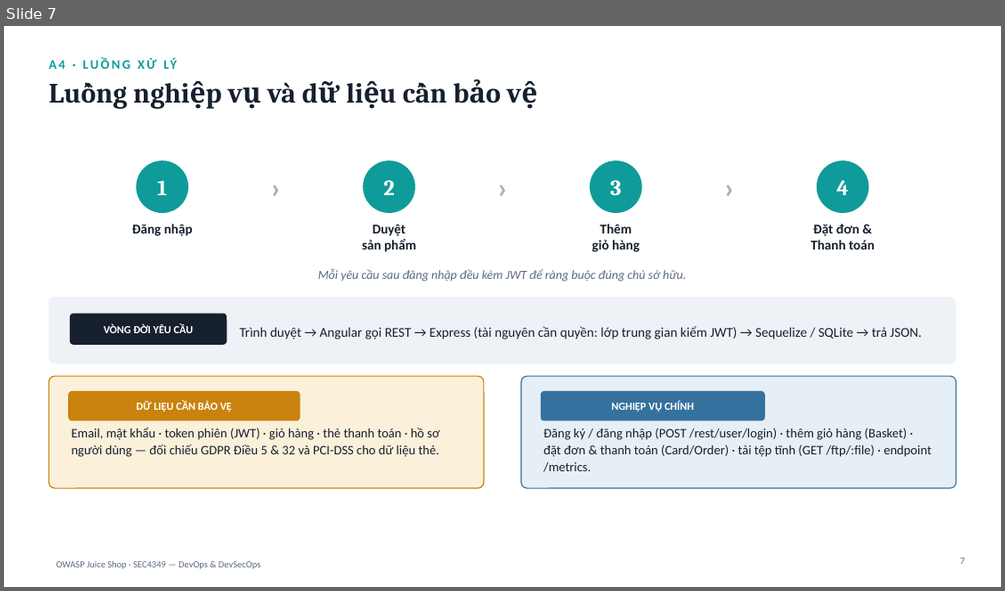
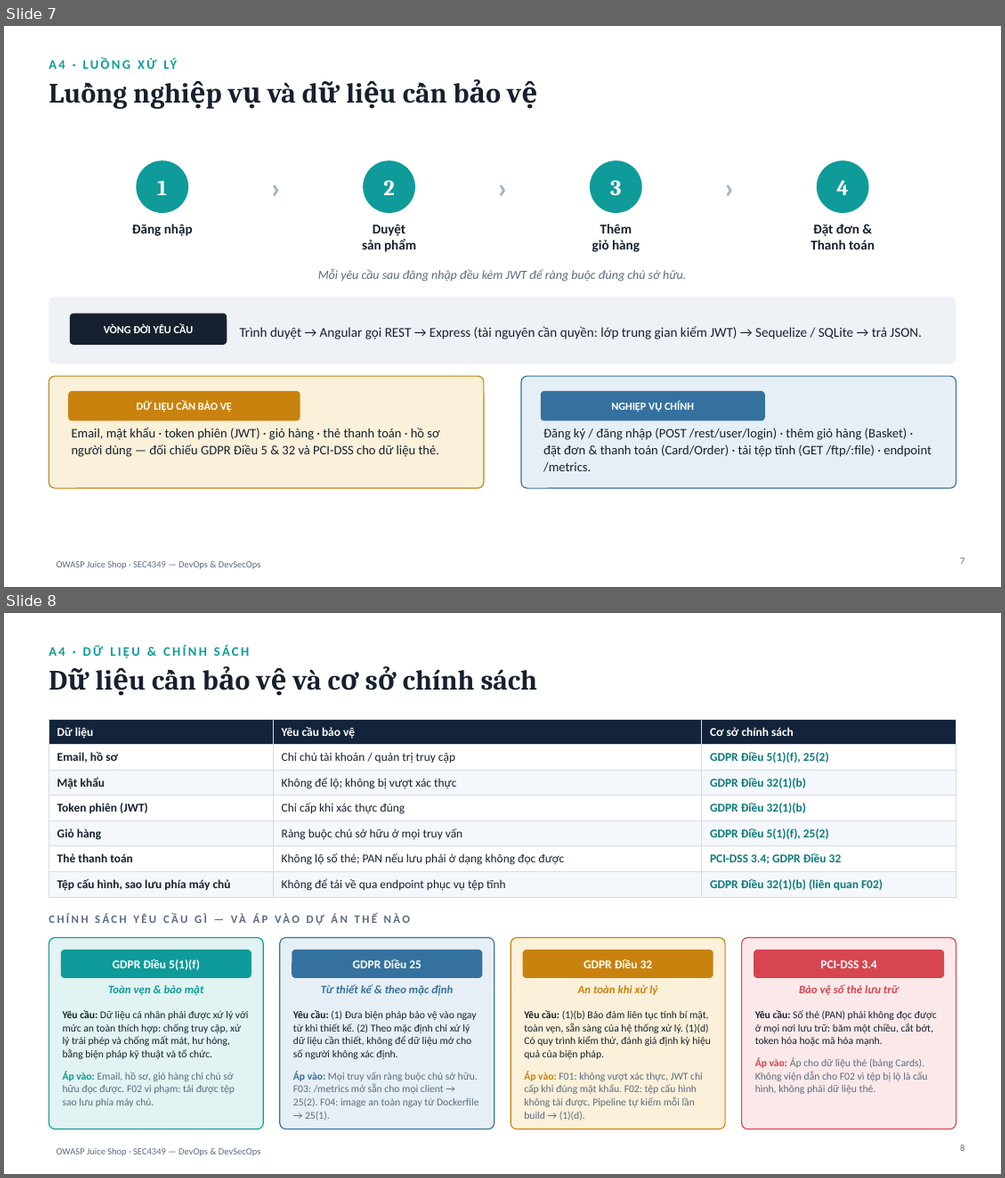
Before and after one commit to vuha211100-ui/juice-shop-sonarqube, a slide deck: report/SLIDE_BaoCao_JuiceShop.pptx. Shown one above the other, each under a label of ours: slide 7 before the commit, slides 7 and 8 after it. The pictures are 1005x591 and 1005x1178 pixels, drawn with LibreOffice and Linux fonts; fonts in the diff are those of the drawing. Boxes give left, top, right and bottom in pixels: in the first picture for what was removed or moved away, otherwise in the second. Text is boxed around its words. In the diff, an @@ line names an element or a change of style, - is before the commit and + after.

Commit message:
B26CHAT048: slide dữ liệu cần bảo vệ + 4 slide phần việc thành viên, tổng kết phân công
- Slide 8: bảng dữ liệu cần bảo vệ và cơ sở chính sách, giải thích GDPR
  Điều 5(1)(f), 25, 32 và PCI-DSS 3.4 yêu cầu gì, áp vào F01-F04.
- Slide 22-25: phần việc 4 thành viên theo công cụ của bảng 7 pha.
- report/TONG_KET_PHAN_CONG.md: đánh giá so với bản gốc, phân công, cách
  chạy từng hạ tầng/công cụ/tài liệu, quy trình Git DevSecOps (mục 5.7).
- PHAN_THUYET_TRINH.md: ý trình bày cho slide dữ liệu và chính sách.

```diff
--- a/report/SLIDE_BaoCao_JuiceShop.pptx
+++ b/report/SLIDE_BaoCao_JuiceShop.pptx
@@ slide 8 added at (4, 613, 1001, 1174), background #FFFFFF; not listed: 1 template element that a slide beside it also shows @@
@@ text added at (48, 644, 249, 658), 12.5 pt, text #0E9B9A, bold @@
+A4 · DỮ LIỆU & CHÍNH SÁCH
@@ table added at (48, 719, 956, 894), 7 rows, 3 columns @@
+Dữ liệu | Yêu cầu bảo vệ | Cơ sở chính sách
+Email, hồ sơ | Chỉ chủ tài khoản / quản trị truy cập | GDPR Điều 5(1)(f), 25(2)
+Mật khẩu | Không để lộ; không bị vượt xác thực | GDPR Điều 32(1)(b)
+Token phiên (JWT) | Chỉ cấp khi xác thực đúng | GDPR Điều 32(1)(b)
+Giỏ hàng | Ràng buộc chủ sở hữu ở mọi truy vấn | GDPR Điều 5(1)(f), 25(2)
+Thẻ thanh toán | Không lộ số thẻ; PAN nếu lưu phải ở dạng không đọc được | PCI-DSS 3.4; GDPR Điều 32
+Tệp cấu hình, sao lưu phía máy chủ | Không để tải về qua endpoint phục vụ tệp tĩnh | GDPR Điều 32(1)(b) (liên quan F02)
@@ text added at (57, 727, 793, 738), 27 pt, text #16202E, bold @@
+Dữ liệu cần bảo vệ và cơ sở chính sách
@@ rounded rectangle added at (48, 938, 264, 1129), fill #E1F3F2, outline #0E9B9A 1 pt @@
@@ rounded rectangle added at (61, 949, 251, 978), fill #0E9B9A @@
@@ text added at (113, 959, 200, 970), 11.5 pt, text #FFFFFF, bold @@
+GDPR Điều 5(1)(f)
@@ rounded rectangle added at (280, 938, 494, 1129), fill #E7EFF6, outline #35719E 1 pt @@
@@ rounded rectangle added at (291, 949, 483, 978), fill #35719E @@
@@ text added at (353, 959, 421, 968), 11.5 pt, text #FFFFFF, bold @@
+GDPR Điều 25
@@ rounded rectangle added at (511, 938, 726, 1129), fill #FBF0DA, outline #C9820E 1 pt @@
@@ rounded rectangle added at (523, 949, 713, 978), fill #C9820E @@
@@ text added at (583, 959, 653, 968), 11.5 pt, text #FFFFFF, bold @@
+GDPR Điều 32
@@ rounded rectangle added at (741, 938, 956, 1129), fill #FBE9EA, outline #D64550 1 pt @@
@@ rounded rectangle added at (753, 949, 944, 978), fill #D64550 @@
@@ text added at (108, 985, 204, 996), 11 pt, text #0E9B9A, bold, italic @@
+Toàn vẹn & bảo mật
@@ text added at (321, 984, 453, 995), 11 pt, text #35719E, bold, italic @@
+Từ thiết kế & theo mặc định
@@ text added at (578, 984, 657, 995), 11 pt, text #C9820E, bold, italic @@
+An toàn khi xử lý
@@ text added at (799, 984, 898, 995), 11 pt, text #D64550, bold, italic @@
+Bảo vệ số thẻ lưu trữ
@@ text added at (820, 960, 877, 968), 11.5 pt, text #FFFFFF, bold @@
+PCI-DSS 3.4
@@ text added at (63, 1010, 121, 1081), 11 pt, text #5B6B7F, bold @@
+CHÍNH SÁCH YÊU CẦU GÌ — VÀ ÁP VÀO DỰ ÁN THẾ NÀO
@@ text added at (63, 1010, 249, 1107), 10 pt, text #16202E @@
+Yêu cầu: Dữ liệu cá nhân phải được xử lý với mức an toàn thích hợp: chống truy cập, xử lý trái phép và chống mất mát, hư hỏng, bằng biện pháp kỹ thuật và tổ chức.
+Áp vào: Email, hồ sơ, giỏ hàng chỉ chủ sở hữu đọc được. F02 vi phạm: tải được tệp sao lưu phía máy chủ.
@@ text added at (293, 1010, 479, 1120), 10 pt, text #16202E @@
+Yêu cầu: (1) Đưa biện pháp bảo vệ vào ngay từ khi thiết kế. (2) Theo mặc định chỉ xử lý dữ liệu cần thiết, không để dữ liệu mở cho số người không xác định.
+Áp vào: Mọi truy vấn ràng buộc chủ sở hữu. F03: /metrics mở sẵn cho mọi client → 25(2). F04: image an toàn ngay từ Dockerfile → 25(1).
@@ text added at (524, 1010, 711, 1120), 10 pt, text #16202E @@
+Yêu cầu: (1)(b) Bảo đảm liên tục tính bí mật, toàn vẹn, sẵn sàng của hệ thống xử lý. (1)(d) Có quy trình kiểm thử, đánh giá định kỳ hiệu quả của biện pháp.
+Áp vào: F01: không vượt xác thực, JWT chỉ cấp khi đúng mật khẩu. F02: tệp cấu hình không tải được. Pipeline tự kiểm mỗi lần build → (1)(d).
@@ text added at (755, 1010, 937, 1094), 10 pt, text #16202E @@
+Yêu cầu: Số thẻ (PAN) phải không đọc được ở mọi nơi lưu trữ: băm một chiều, cắt bớt, token hóa hoặc mã hóa mạnh.
+Áp vào: Áp cho dữ liệu thẻ (bảng Cards). Không viện dẫn cho F02 vì tệp bị lộ là cấu hình, không phải dữ liệu thẻ.
@@ page number added at (960, 1144, 964, 1151), 9 pt, text #5B6B7F @@
+8
```
Also in this commit, not shown: 1 slide changed, 4 other slides added, 2 other files.
